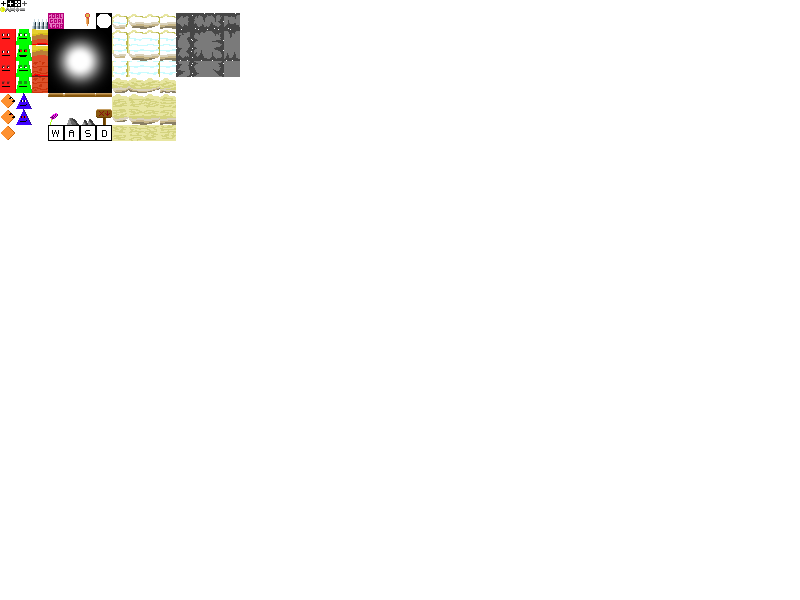
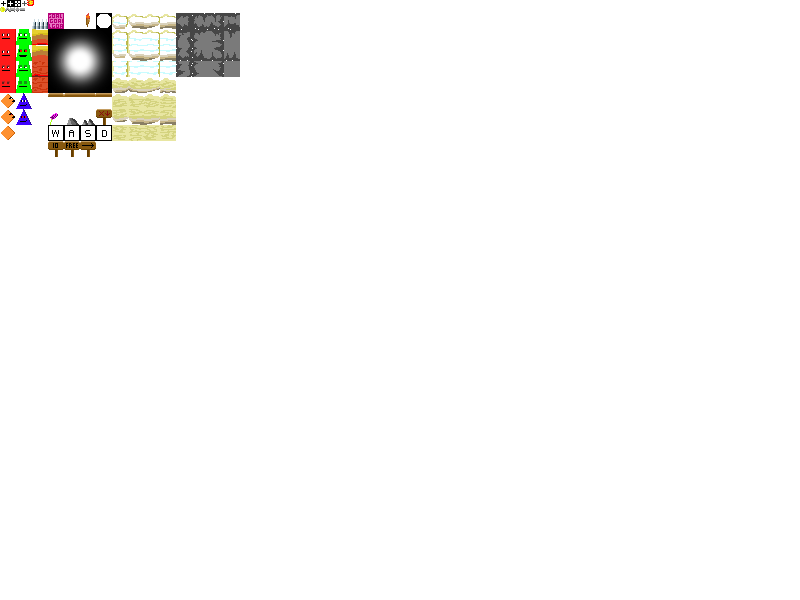
The second 800×600 image is a revision of the first. Changes to its layers:
added layer "FireBall" in group "Misc" over [27, 0, 34, 6]
added layer "Sign Right" in group "Decor" over [80, 141, 96, 157]
added layer "Sign Free" in group "Decor" over [64, 141, 80, 157]
added layer "Sign 10" in group "Decor" over [48, 141, 64, 157]
painted on "Torch" over [85, 13, 90, 27]
